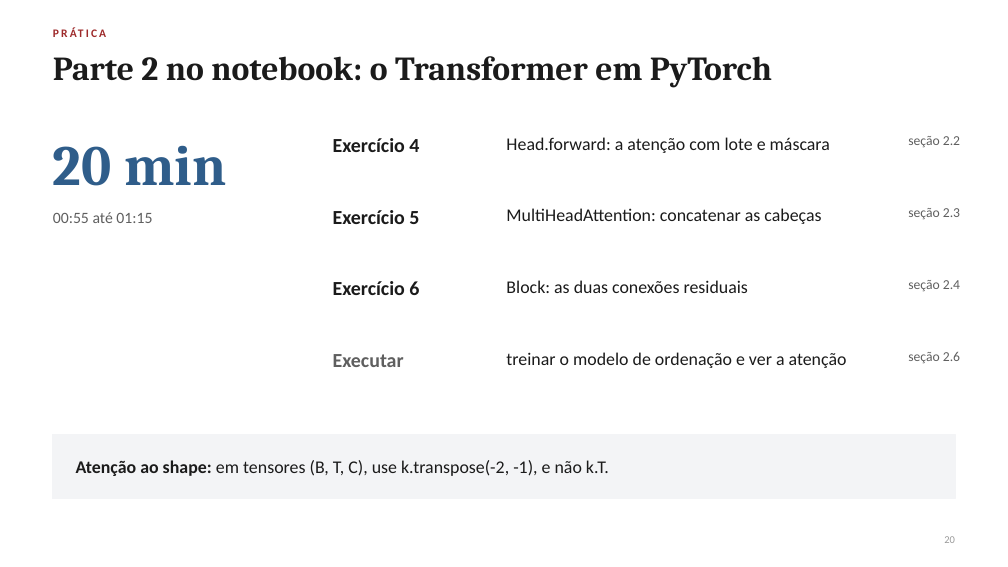
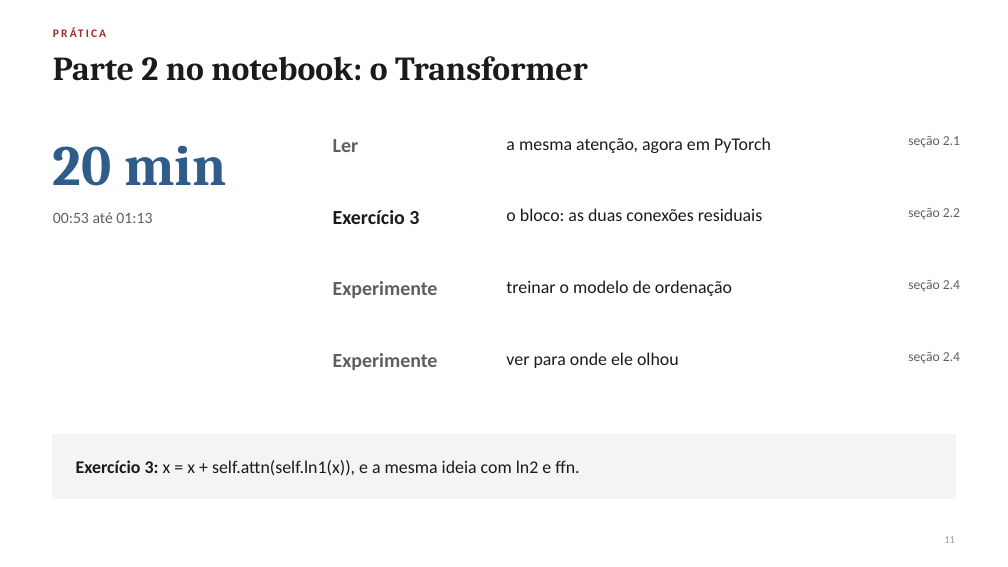
Before and after one commit to giovannibragasv/transformer-do-zero, a slide deck: slide 11 of slides/attention_workshop.pptx (slide 20 before the commit). Drawn at 1008x567 pixels with LibreOffice and Linux fonts; fonts in the diff are those of the drawing. Boxes give left, top, right and bottom in pixels: in the first picture for what was removed or moved away, otherwise in the second. Text is boxed around its words. In the diff, an @@ line names an element or a change of style, - is before the commit and + after.

Commit message:
Versão simplificada do workshop
Notebook com três exercícios (atenção, máscara causal e conexões residuais) e
textos mais curtos, sem a parte de matemática. Apresentação reduzida de 30
para 16 slides, só intuição, com uma única fórmula e o Transformer em um
diagrama.

```diff
--- a/slides/attention_workshop.pptx
+++ b/slides/attention_workshop.pptx
@@ text at (53,56,588,81): text changed @@
-Parte 2 no notebook: o Transformer em PyTorch
+Parte 2 no notebook: o Transformer
@@ text at (333,139,359,152): text changed; text colour #1B1B1B to #5F5F5F @@
-Exercício 4
+Ler
@@ text at (506,137,771,153): text changed @@
-Head.forward: a atenção com lote e máscara
+a mesma atenção, agora em PyTorch
@@ text at (908,136,960,148): text changed @@
-seção 2.2
+seção 2.1
@@ text at (506,208,762,221): text changed @@
-MultiHeadAttention: concatenar as cabeças
+o bloco: as duas conexões residuais
@@ text at (908,208,960,220): text changed @@
-seção 2.3
+seção 2.2
@@ text at (53,212,152,223): text changed @@
-00:55 até 01:15
+00:53 até 01:13
@@ text at (333,210,419,224): text changed @@
-Exercício 5
+Exercício 3
@@ text at (333,281,438,298): text changed; text colour #1B1B1B to #5F5F5F @@
-Exercício 6
+Experimente
@@ text at (506,280,732,296): text changed @@
-Block: as duas conexões residuais
+treinar o modelo de ordenação
@@ text at (333,353,438,370): text changed @@
-Executar
+Experimente
@@ text at (506,352,679,368): text changed @@
-treinar o modelo de ordenação e ver a atenção
+ver para onde ele olhou
@@ text at (908,352,960,364): text changed @@
-seção 2.6
+seção 2.4
@@ text at (76,460,579,476): text changed @@
-Atenção ao shape: em tensores (B, T, C), use k.transpose(-2, -1), e não k.T.
+Exercício 3: x = x + self.attn(self.ln1(x)), e a mesma ideia com ln2 e ffn.
@@ text at (944,536,955,543): text changed @@
-20
+11
```
Also in this commit, not shown: 10 other slides changed, 5 slides added, 19 slides removed, 20 other files.
